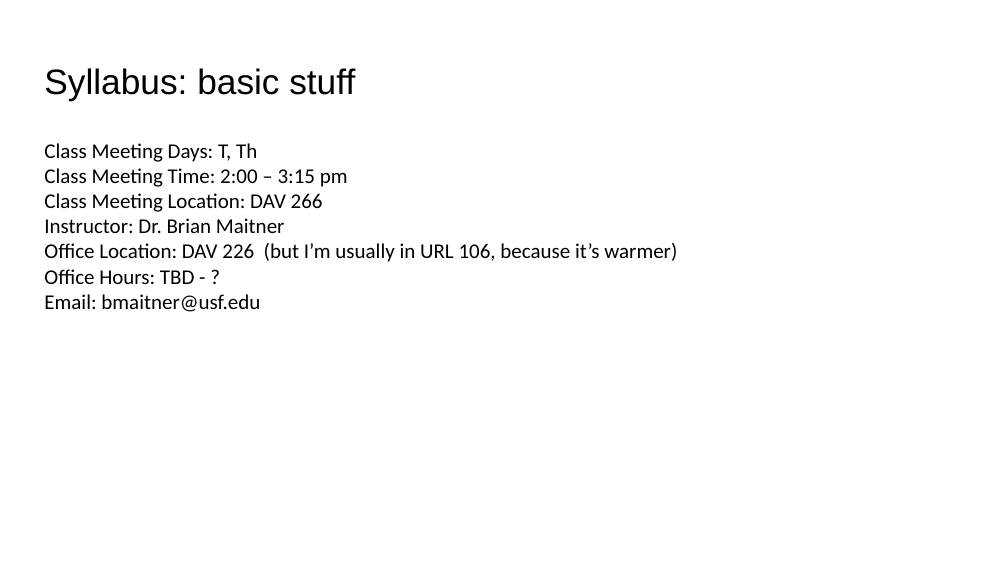
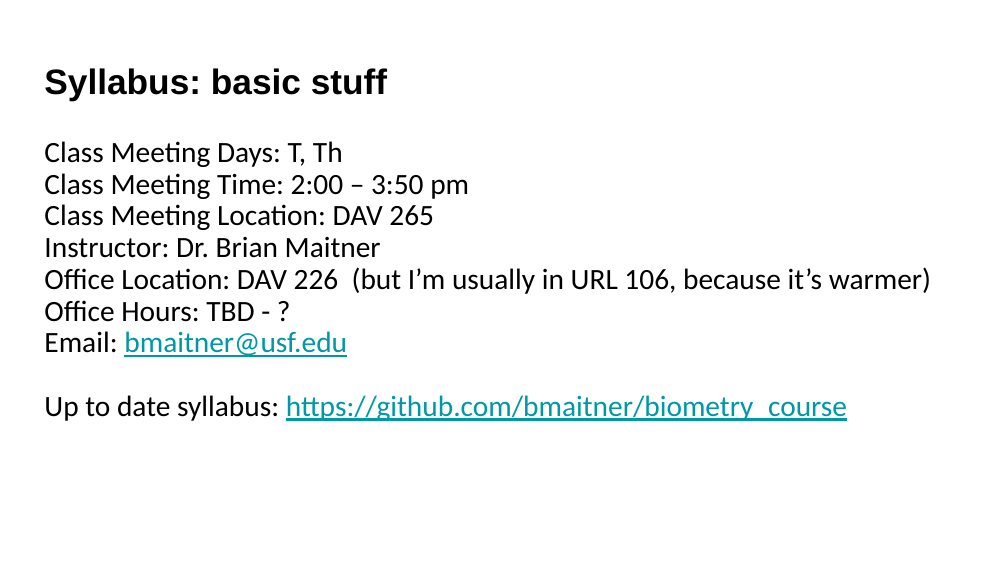
Before and after one commit to bmaitner/biometry_course, a slide deck: slide 3 of lectures/Lecture_01_course_introduction.pptx. Drawn at 1008x567 pixels with LibreOffice and Linux fonts; fonts in the diff are those of the drawing. Boxes give left, top, right and bottom in pixels: in the first picture for what was removed or moved away, otherwise in the second. Text is boxed around its words. In the diff, an @@ line names an element or a change of style, - is before the commit and + after.

```diff
--- a/lectures/Lecture_01_course_introduction.pptx
+++ b/lectures/Lecture_01_course_introduction.pptx
@@ title "Syllabus: basic stuff" at bbox=[44, 68, 387, 100]: bold on @@
@@ text at bbox=[44, 141, 931, 357]: size 15 to 21 pt in "Class Meeting Days: T, Th", "Instructor: Dr. Brian Maitner", "Office Location: DAV 226 (but I’m usually ...", "Office Hours: TBD - ?" and 1 more places; text colour #000000 to #0097A7, underline on in "bmaitner@usf.edu"; line spacing 1 to 0.9 @@
@@ text at bbox=[44, 173, 469, 230]: text changed; size 15 to 21 pt @@
-Class Meeting Time: 2:00 – 3:15 pm
-Class Meeting Location: DAV 266
+Class Meeting Time: 2:00 – 3:50 pm
+Class Meeting Location: DAV 265
@@ text at bbox=[44, 395, 847, 421]: paragraph added @@
+Up to date syllabus: https://github.com/bmaitner/biometry_course
```
Also in this commit, not shown: 18 other slides changed, 5 slides added, 4 slides removed, 1 other file.
